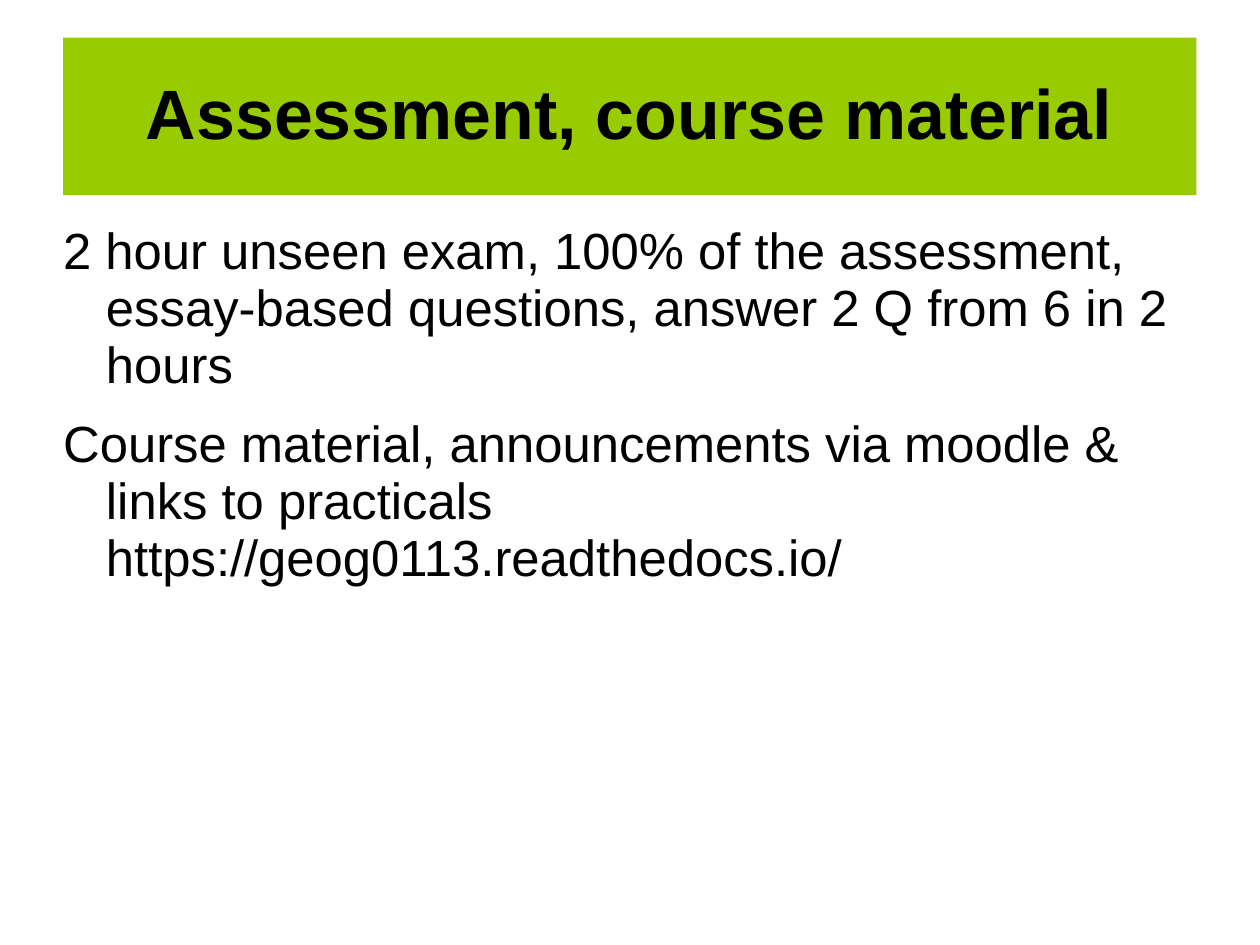
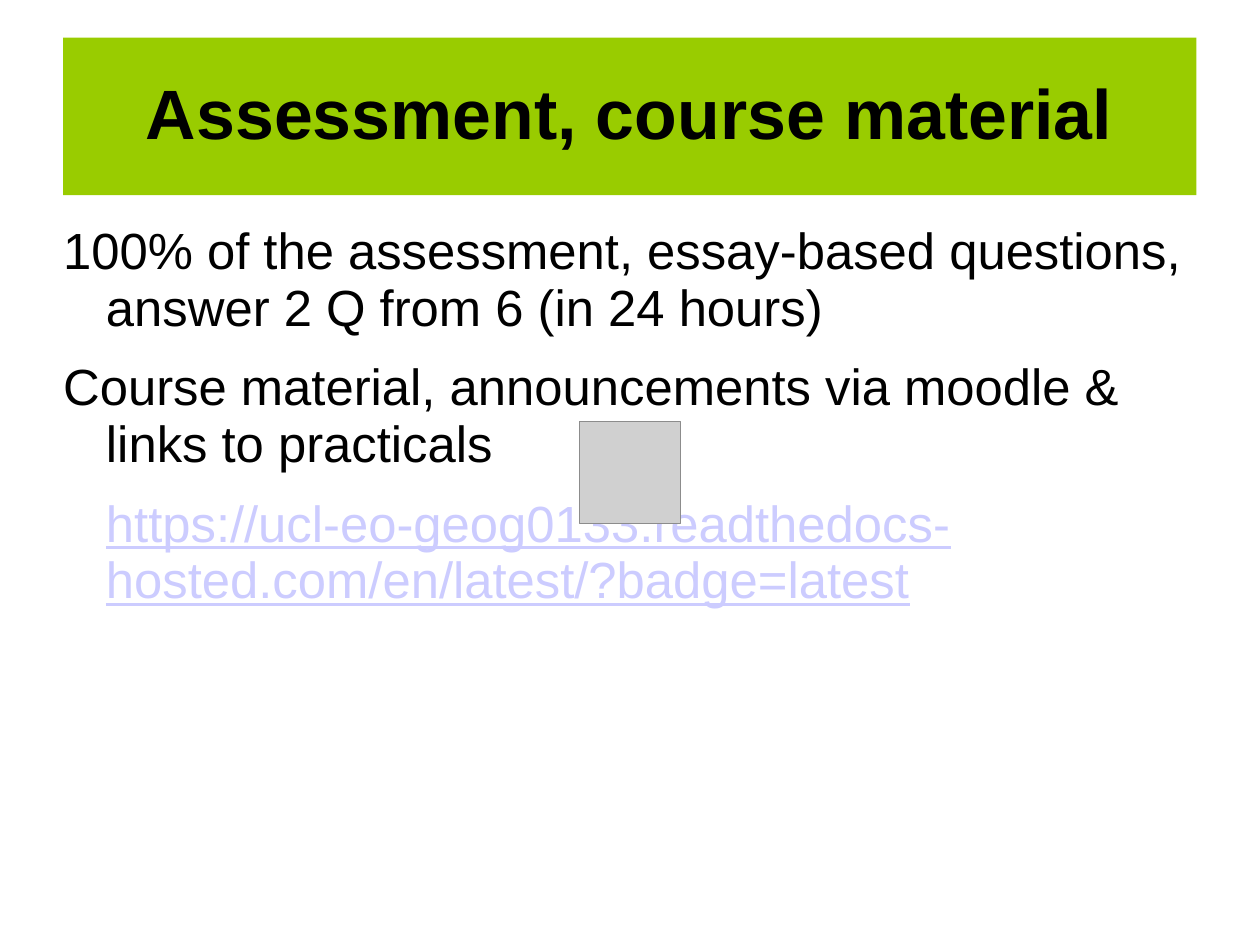
Before and after one commit to UCL-EO/geog0133, a slide deck: slide 6 of docs/ppt/GEOG0113-001.pptx. Drawn at 1260x945 pixels with LibreOffice and Linux fonts; fonts in the diff are those of the drawing; grey boxes stand for pictures; background and template pictures are left out. Boxes give left, top, right and bottom in pixels: in the first picture for what was removed or moved away, otherwise in the second. Text is boxed around its words. In the diff, an @@ line names an element or a change of style, - is before the commit and + after.

```diff
--- a/docs/ppt/GEOG0113-001.pptx
+++ b/docs/ppt/GEOG0113-001.pptx
@@ text at <box>63,232,1180,608</box>: text changed @@
-2 hour unseen exam, 100% of the assessment, essay-based questions, answer 2 Q from 6 in 2 hours
-Course material, announcements via moodle & links to practicals https://geog0113.readthedocs.io/
+100% of the assessment, essay-based questions, answer 2 Q from 6 (in 24 hours)
+Course material, announcements via moodle & links to practicals
+https://ucl-eo-geog0133.readthedocs-hosted.com/en/latest/?badge=latest
@@ picture added at <box>580,422,681,524</box> @@
```
Also in this commit, not shown: 5 other slides changed, 1 other file.
